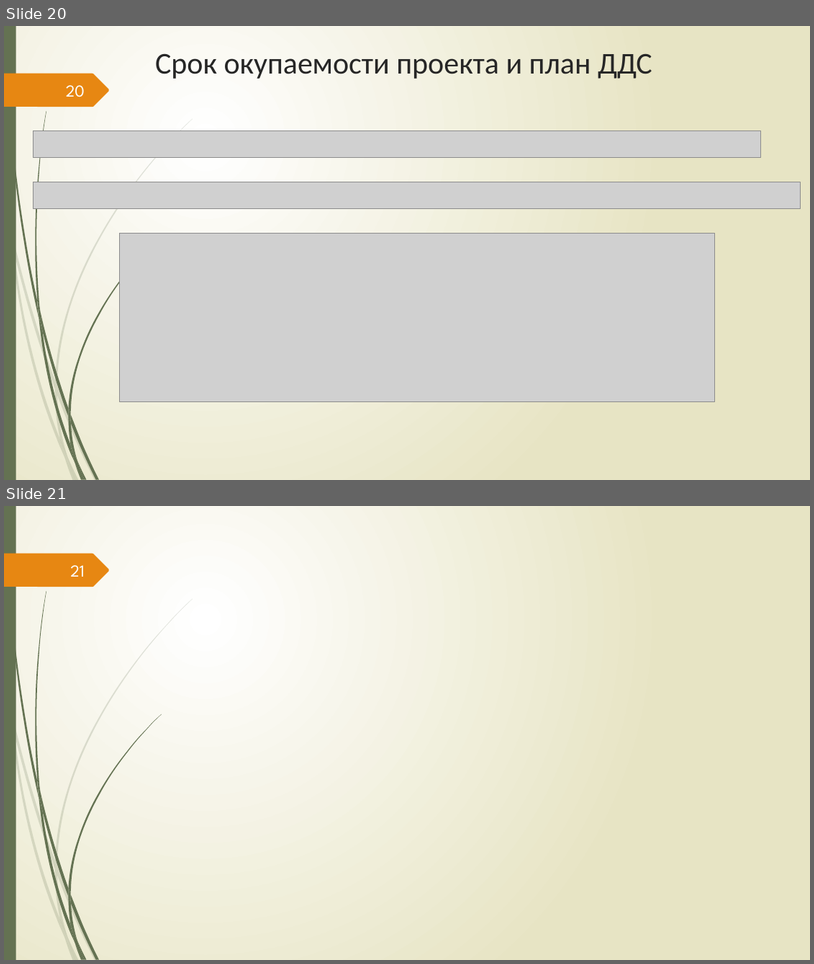
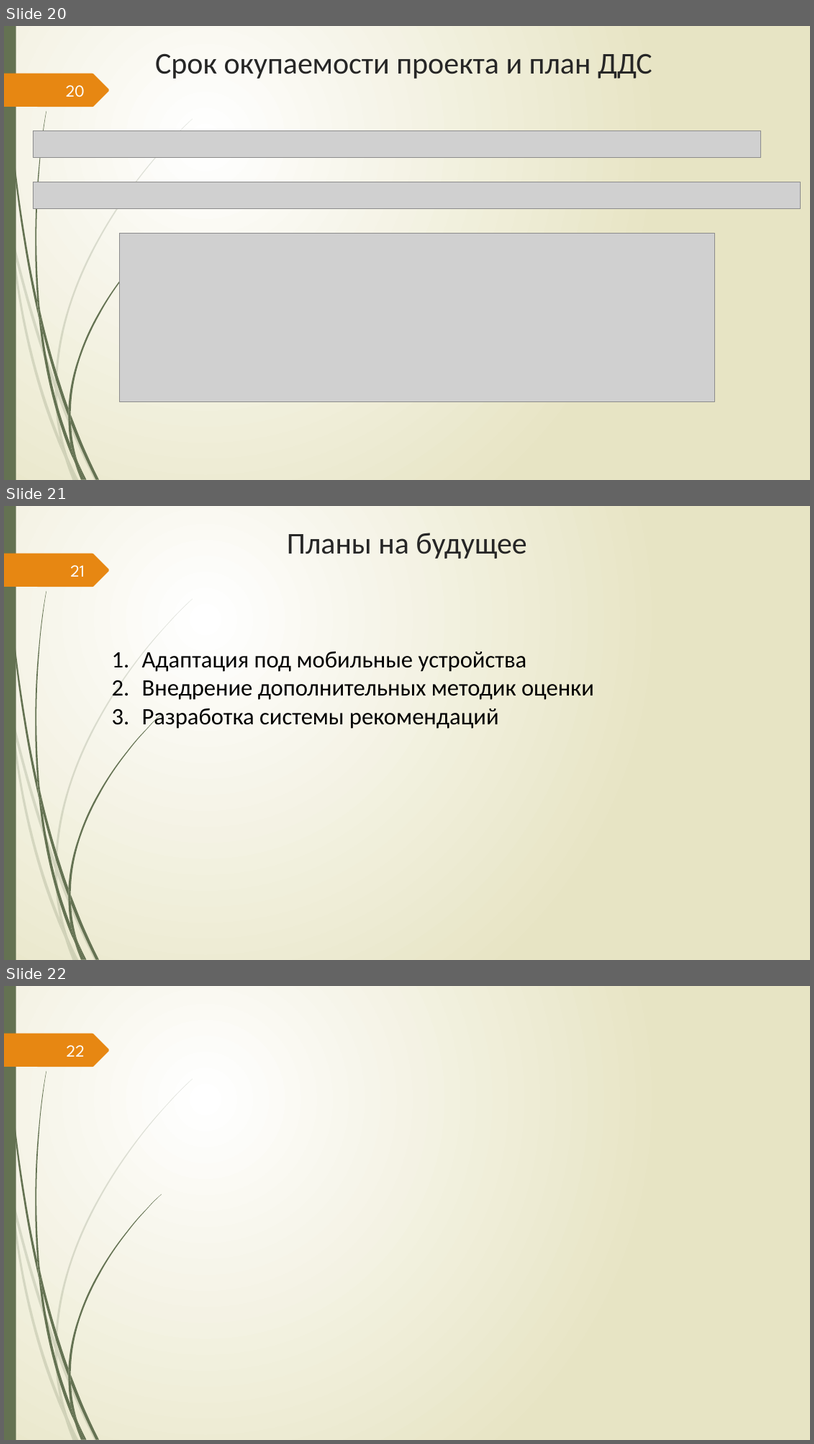
Before and after one commit to Csar9000/Quality-of-life-assessment-system, a slide deck: Документы/Презентация ВКР.pptx. Shown one above the other, each under a label of ours: slides 20 and 21 before the commit, slides 20, 21 and 22 after it. The pictures are 814x964 and 814x1444 pixels, drawn with LibreOffice and Linux fonts; fonts in the diff are those of the drawing; grey boxes stand for pictures. Boxes give left, top, right and bottom in pixels: in the first picture for what was removed or moved away, otherwise in the second. Text is boxed around its words. In the diff, an @@ line names an element or a change of style, - is before the commit and + after.

```diff
--- a/Документы/Презентация ВКР.pptx
+++ b/Документы/Презентация ВКР.pptx
@@ slide 21 added at [4, 506, 810, 960], background gradient #FFFFFF to #E8E6C4; not listed: 24 template elements that a slide beside it also shows @@
@@ title added at [287, 533, 527, 559], 36 pt, text #262626 @@
+Планы на будущее
@@ page number added at [70, 565, 85, 577], 20 pt, text #FEFFFF @@
+21
@@ text added at [142, 651, 594, 730], 28 pt, text #000000 @@
+1. Адаптация под мобильные устройства
+2. Внедрение дополнительных методик оценки
+3. Разработка системы рекомендаций
@@ what was slide 21 is now slide 22 @@
@@ page number at [67, 1045, 85, 1057]: text changed @@
-21
+22
```
Also in this commit, not shown: 2 other files.
